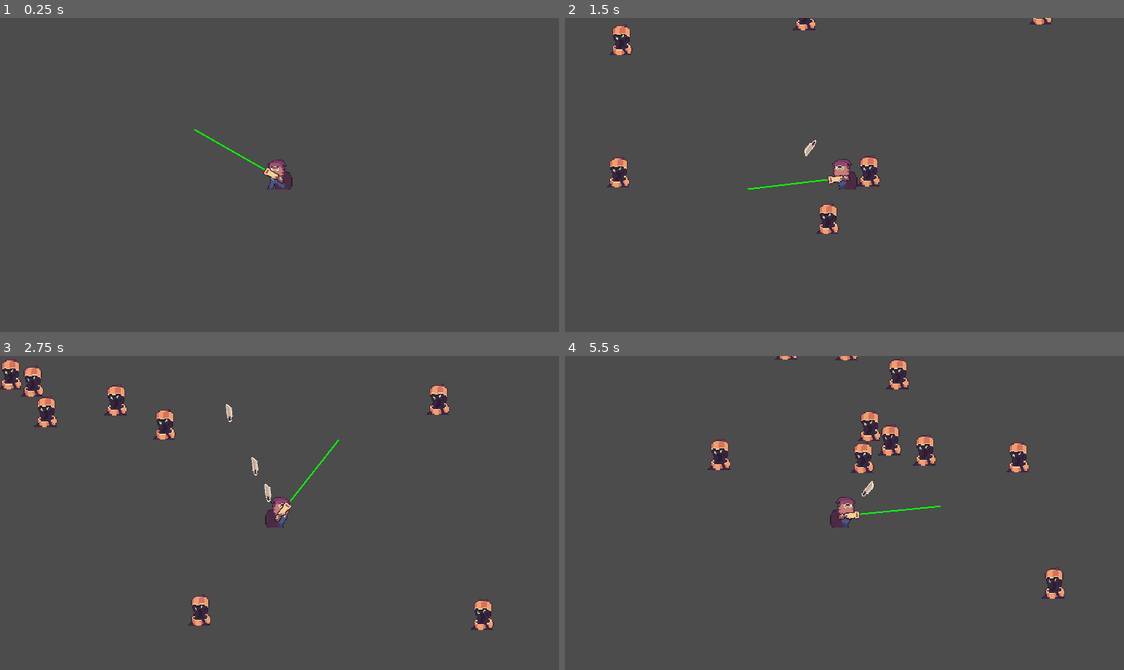
Above: before the commit, frames 1-4 (two rows, left to right).
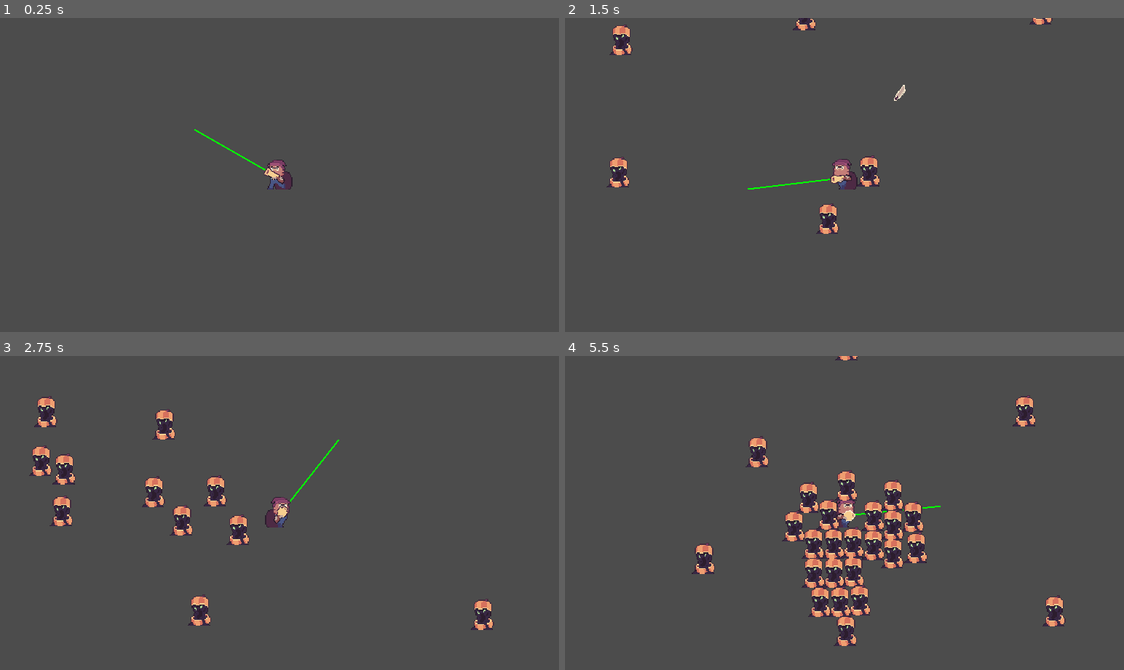
Above: after the commit, the same moments.

Repository: OceanBoy612/BrackeysJam2021
Game: Godot game, scene res://Code/TestScene/CircleSpawn.tscn
The game is run twice, just before and just after one commit, with the same random seed, the same clock (stepped at 60 frames per second) and the same inputs. The project has no main scene, so this scene is started directly.
Inputs (mouse positions are in pixels of both pictures, inside the frame that each line leads up to):
- Up to frame 1 (0.25 s): no input
- Up to frame 2 (1.5 s): tap Enter (ui_accept) at 0.5, 1.35 s; move the mouse to (967, 159) at 0.52 s; hold Right (ui_right) 0.53-1.28 s; hold Enter (ui_accept) 0.53-1.28 s; move the mouse to (732, 190) at 1.27 s; hold Down (ui_down) from 1.28 s (still down)
- Up to frame 3 (2.75 s): tap Enter (ui_accept) at 1.52, 1.82 s; move the mouse to (335, 443) at 2.02 s; release Down (ui_down) at 2.03 s; hold Right (ui_right) from 2.03 s (still down); hold Enter (ui_accept) from 2.03 s (still down)
- Up to frame 4 (5.5 s): move the mouse to (816, 575) at 2.77 s; release Right (ui_right) at 2.78 s; release Enter (ui_accept) at 2.78 s; hold Up (ui_up) 2.78-3.53 s; tap Enter (ui_accept) at 2.85, 3.02, 3.32, 4.35, 4.52, 4.82 s; move the mouse to (1012, 560) at 3.52 s; hold Enter (ui_accept) 3.53-4.28 s; hold Left (ui_left) 3.53-5.03 s; move the mouse to (676, 465) at 4.27 s; move the mouse to (872, 513) at 5.02 s; hold Down (ui_down) from 5.03 s (still down); hold Enter (ui_accept) from 5.03 s (still down)

The runs differ from the first frame. In frame 1, less than 0.1% of the frame differs, in the area x 47-52%, y 47-54%; in frame 2, 0.2%; in frame 3, 3.6%; in frame 4, 9.8%, in the area x 22-90%, y 0-93%.

Commit message:
Weapon now charges before firing

Diff:
--- /dev/null
+++ b/src/Code/Player/Blunderbuss.gd
@@ -0,0 +1,54 @@
+extends AnimatedSprite
+
+
+signal shot
+
+
+var charging = false
+var firing = false
+var charged = false
+var got_shoot_signal = false
+
+
+func windup():
+	if charging or charged:
+		return
+
+	got_shoot_signal = false
+	charging = true
+	play("Wind up")
+	yield(self, "animation_finished")
+	play("Charging")
+	yield(self, "animation_finished")
+	charging = false
+
+	charged = true
+
+	if got_shoot_signal:
+		release()
+
+
+func shoot():
+	got_shoot_signal = true
+	if not charging and charged:
+		release()
+	else:
+		push_error("WHAT?")
+
+
+func release():
+	if firing:
+		return
+	if not charged or charging:
+		push_error("Tried to release gun when it wasn't charged or it was charging %s %s" % [not charged, charging])
+		return
+
+	firing = true
+	play("Fire")
+	emit_signal("shot")
+	yield(self, "animation_finished")
+	play("Idle")
+	charged = false
+	firing = false
+
+	got_shoot_signal = false
--- a/src/Code/Player/Player.gd
+++ b/src/Code/Player/Player.gd
@@ -22,6 +22,7 @@
 
 func _ready():
 	Globals.player = self
+	$Aimer/Blunderbuss.connect("shot", self, "shoot")
 
 
 func _physics_process(_delta):
@@ -34,13 +35,24 @@
 	if move_dir.is_equal_approx(Vector2()):
 		emit_signal("moved")
 
-	if can_shoot():
-		shoot()
+#	if can_shoot(): # full auto
+#		shoot()
 
 	update() # debugging
 
 
-#func _input(_event):
+func _input(event):
+	if event.is_action_pressed("ui_accept"):
+		charge_gun()
+	elif event.is_action_released("ui_accept"):
+		shoot_gun()
+
+
+func shoot_gun():
+	$Aimer/Blunderbuss.shoot()
+
+func charge_gun():
+	$Aimer/Blunderbuss.windup()
 
 
 func can_shoot():
--- a/src/Code/Player/Player.tscn
+++ b/src/Code/Player/Player.tscn
@@ -1,9 +1,10 @@
-[gd_scene load_steps=6 format=2]
+[gd_scene load_steps=7 format=2]
 
 [ext_resource path="res://Art/Spriteframes/Player_spriteframes.tres" type="SpriteFrames" id=1]
 [ext_resource path="res://Code/Player/Player.gd" type="Script" id=2]
 [ext_resource path="res://Code/Player/Sprite/Sprite.gd" type="Script" id=3]
 [ext_resource path="res://Art/Spriteframes/Blunderbuss_spriteframes.tres" type="SpriteFrames" id=4]
+[ext_resource path="res://Code/Player/Blunderbuss.gd" type="Script" id=5]
 
 [sub_resource type="RectangleShape2D" id=1]
 extents = Vector2( 8.19074, 10.5732 )
@@ -28,6 +29,8 @@
 position = Vector2( 1.62408, 0 )
 
 [node name="Blunderbuss" type="AnimatedSprite" parent="Aimer"]
+position = Vector2( -0.62408, 0 )
 frames = ExtResource( 4 )
 animation = "Idle"
 playing = true
+script = ExtResource( 5 )
